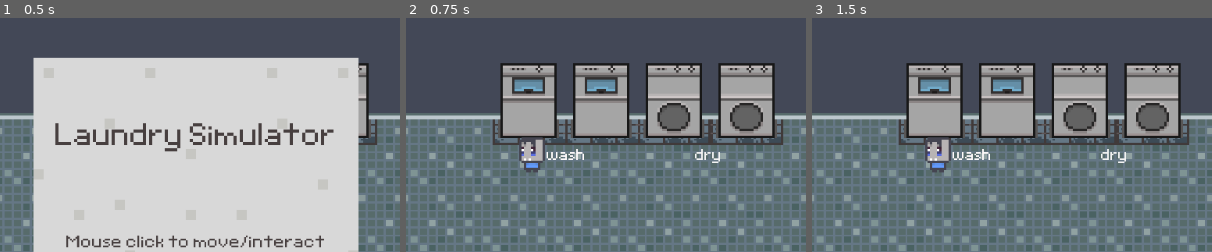
Above: before the commit, frames 1-3 (left to right).
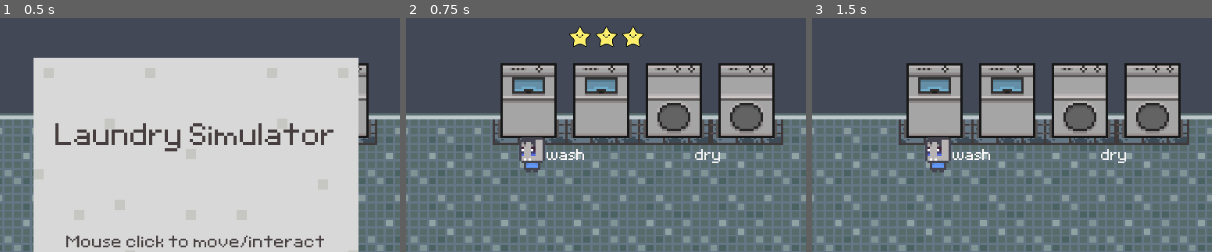
Above: after the commit, the same moments.

Repository: 924036076/laundry_simulator
Game: Godot game, scene res://levels/base_level/laundry_scene.tscn
Same seed, same stepped clock (60 frames per second), same inputs: the game is played once before the commit and once after it. Sound files missing from this copy of the repository are replaced by a short silence.
Inputs (mouse positions are % of the whole screen's width and height, from its top left):
- Up to frame 1 (0.5 s): no input
- Up to frame 2 (0.75 s): click "Start" at 0.5 s
- Up to frame 3 (1.5 s): click (14, 11) at 1.25 s
The pictures show only the part of the screen within x 26-76%, y 7-57%; the shares and areas given below are measured in that part.

Frame 1 is identical in both runs. In frame 2, 0.8% of the frame differs, in the area x 40-60%, y 3-13%; in frame 3, nothing differs.
Error before the commit: Attempt to call function 'get_name' in base 'previously freed instance' on a null instance. (res://levels/base_level/hud.gd:37)
Error after the commit: Attempt to call function 'get_name' in base 'previously freed instance' on a null instance. (res://levels/base_level/hud.gd:29)

Commit message:
beginning endless mode

Diff:
--- a/characters/customers/base_customer/customer.gd
+++ b/characters/customers/base_customer/customer.gd
@@ -99,6 +99,7 @@
 
 func storm_off() -> void:
 	$PatienceMeter.hide()
+	received_laundry = true
 	if score == 0:
 		var expression = emote(FURIOUS)
 		yield(expression, "animation_finished")
--- a/characters/emote/emote.gd
+++ b/characters/emote/emote.gd
@@ -1,20 +1,26 @@
 extends AnimatedSprite
 class_name Emote
+
 
 var happy_cutoff := 0.9
 var mad_cutoff := 0.25
 
+
 func _on_animation_finished():
 	queue_free()
+
 
 func set_and_play(happiness_pct : float) -> void:
 	# Happiness percent between 0 and 1 affects what is played
 	if happiness_pct >= happy_cutoff:
 		play("happy")
 		$HappySoundPlayer.play()
+		EventHub.emit_signal("good_review")
 	elif happiness_pct < mad_cutoff:
 		play("mad")
 		$MadSoundPlayer.play()
+		EventHub.emit_signal("very_bad_review")
 	else:
 		play("twitchy")
 		$MehSoundPlayer.play()
+		EventHub.emit_signal("bad_review")
--- a/game_utils/clock.gd
+++ b/game_utils/clock.gd
@@ -23,7 +23,9 @@
 		if hours >= CLOSING_HOUR - 1:
 			emit_signal("almost_closing")
 		if hours >= CLOSING_HOUR:
+			print("day over signal!")
 			emit_signal("day_over")
+			stop()
 	update_ui()
 
 func update_ui():
--- a/game_utils/event_hub.gd
+++ b/game_utils/event_hub.gd
@@ -8,6 +8,11 @@
 signal customer_leaving
 signal customer_entering
 
+# Emote signals
+signal good_review
+signal bad_review
+signal very_bad_review
+
 # Cat signals
 signal occupy_object
 signal leave_object
--- /dev/null
+++ b/game_utils/star_rating.gd
@@ -0,0 +1,42 @@
+extends Control
+
+
+signal game_over
+
+
+var max_length := 168.0
+var min_length := 2.0
+var stars := 5
+var starting_stars := 3
+var decrement :=  max_length / stars * 0.25
+var large_decrement := decrement * 4
+
+
+func _ready():
+	EventHub.connect("bad_review", self, "_on_bad_review")
+	EventHub.connect("very_bad_review", self, "_on_very_bad_review")
+	EventHub.connect("good_review", self, "_on_good_review")
+
+
+func _on_good_review() -> void:
+	rect_size.x = min(rect_size.x + decrement, max_length)
+
+
+func _on_bad_review() -> void:
+	rect_size.x = max(rect_size.x - decrement, 0)
+	check_rating()
+
+
+func _on_very_bad_review() -> void:
+	rect_size.x = max(rect_size.x - (large_decrement), 0)
+	check_rating()
+
+
+func check_rating() -> void:
+	print("current length: ", rect_size.x)
+	if rect_size.x <= min_length:
+		emit_signal("game_over")
+
+
+func reset() -> void:
+	rect_size.x = max_length / stars * starting_stars
--- /dev/null
+++ b/game_utils/star_rating.tscn
@@ -0,0 +1,79 @@
+[gd_scene load_steps=3 format=2]
+
+[ext_resource path="res://icons/KawaiiIcons_NoBG046.png" type="Texture" id=1]
+[ext_resource path="res://game_utils/star_rating.gd" type="Script" id=2]
+
+[node name="StarRating" type="Control"]
+margin_left = 180.0
+margin_right = 182.0
+margin_bottom = 32.0
+rect_clip_content = true
+size_flags_horizontal = 0
+size_flags_vertical = 0
+size_flags_stretch_ratio = 0.0
+script = ExtResource( 2 )
+__meta__ = {
+"_edit_use_anchors_": false
+}
+
+[node name="Stars" type="HBoxContainer" parent="."]
+margin_top = 0.125
+margin_right = 336.0
+margin_bottom = 64.125
+rect_scale = Vector2( 0.5, 0.5 )
+rect_clip_content = true
+size_flags_horizontal = 0
+size_flags_vertical = 0
+size_flags_stretch_ratio = 0.0
+__meta__ = {
+"_edit_use_anchors_": false
+}
+
+[node name="TextureRect" type="TextureRect" parent="Stars"]
+margin_right = 64.0
+margin_bottom = 64.0
+rect_clip_content = true
+size_flags_horizontal = 0
+size_flags_vertical = 0
+size_flags_stretch_ratio = 0.0
+texture = ExtResource( 1 )
+
+[node name="TextureRect2" type="TextureRect" parent="Stars"]
+margin_left = 68.0
+margin_right = 132.0
+margin_bottom = 64.0
+rect_clip_content = true
+size_flags_horizontal = 0
+size_flags_vertical = 0
+size_flags_stretch_ratio = 0.0
+texture = ExtResource( 1 )
+
+[node name="TextureRect3" type="TextureRect" parent="Stars"]
+margin_left = 136.0
+margin_right = 200.0
+margin_bottom = 64.0
+rect_clip_content = true
+size_flags_horizontal = 0
+size_flags_vertical = 0
+size_flags_stretch_ratio = 0.0
+texture = ExtResource( 1 )
+
+[node name="TextureRect4" type="TextureRect" parent="Stars"]
+margin_left = 204.0
+margin_right = 268.0
+margin_bottom = 64.0
+rect_clip_content = true
+size_flags_horizontal = 0
+size_flags_vertical = 0
+size_flags_stretch_ratio = 0.0
+texture = ExtResource( 1 )
+
+[node name="TextureRect5" type="TextureRect" parent="Stars"]
+margin_left = 272.0
+margin_right = 336.0
+margin_bottom = 64.0
+rect_clip_content = true
+size_flags_horizontal = 0
+size_flags_vertical = 0
+size_flags_stretch_ratio = 0.0
+texture = ExtResource( 1 )
--- a/interfaces/game_over_screen.gd
+++ b/interfaces/game_over_screen.gd
@@ -1,7 +1,7 @@
 extends Control
 const HIGH_SCORE_PREFIX := "High Score: $%d"
 const NEW_HIGH_SCORE_PREFIX := "New High Score!: $%d"
-const SCORE_PREFIX := "Your earnings: $"
+const SCORE_PREFIX := "Your earnings: $%d"
 signal new_game_button_pressed
 
 
--- a/levels/base_level/hud.gd
+++ b/levels/base_level/hud.gd
@@ -6,16 +6,8 @@
 var overlay : Control
 
 
-func _ready():
+func _ready() -> void:
 	show_title_screen()
-	Global.save(0)
-
-
-func show_overlay(score := 0):
-	if score != 0:
-		show_game_over(score)
-	else:
-		show_title_screen()
 
 
 func check_high_score(score: int) -> void:
@@ -43,11 +35,27 @@
 	overlay.connect("start_button_pressed", self, "_on_new_game")
 
 
-func hide_overlay():
+func hide_overlay() -> void:
 	if overlay:
 		overlay.queue_free()
 
 
-func _on_new_game():
+func show_day_end(total : int, prev_balance : int, day_count : int):
+	if overlay and overlay.get_name() == "GameOverScreen":
+		return
+	if overlay:
+		overlay.queue_free()
+	var day_end_screen = preload("res://interfaces/day_end_screen.tscn").instance()
+	day_end_screen.set_values(total, prev_balance, day_count)
+	add_child(day_end_screen)
+	day_end_screen.connect("next_day_button_pressed", self, "_on_new_day")
+
+
+func _on_new_day() -> void:
+	emit_signal("new_day")
+	$AudioStreamPlayer.play()
+
+
+func _on_new_game() -> void:
 	emit_signal("new_game")
 	$AudioStreamPlayer.play()
--- a/levels/base_level/laundry_scene.gd
+++ b/levels/base_level/laundry_scene.gd
@@ -7,11 +7,14 @@
 var counters
 var day_count := 1
 var prev_balance := 0
+enum State {TITLE, GAME_OVER, DAY_OVER, PLAYING}
+var state = State.TITLE
 
 
 func _ready() -> void:
 	counters = $Objects/Counters.get_children()
 	initialize_level()
+	$StarRating.visible = false
 
 
 func initialize_level() -> void:
@@ -36,33 +39,37 @@
 
 
 func _on_new_game() -> void:
-	day_count = 1
+	day_count = 0
 	prev_balance = 0
 	$MoneyLabel.reset()
+	$StarRating.reset()
+	$Spawner.new_game()
 	_on_new_day()
+
 
 func refresh_interactables() -> void:
 	get_tree().call_group("InteractableObjects", "reset")
 
 
 func _on_day_over() -> void:
+	if state == State.DAY_OVER:
+		return
+	state = State.DAY_OVER
+	stop()
+	$Spawner.get_angry()
+	$HUD.show_day_end($MoneyLabel.money, prev_balance, day_count)
+
+
+func stop() -> void:
 	$Clock.stop()
 	$Spawner.stop()
-	$Spawner.get_angry()
-	#$HUD.show_overlay($MoneyLabel.money) # show daily earnings here
 	player.enable_movement(false)
 	cat.stop()
-	var day_end_screen = preload("res://interfaces/day_end_screen.tscn").instance()
-	print("previous balance: ", prev_balance)
-	day_end_screen.set_values($MoneyLabel.money, prev_balance, day_count)
-	$HUD.add_child(day_end_screen)
-	day_end_screen.connect("next_day_button_pressed", self, "_on_new_day")
-	prev_balance = $MoneyLabel.money
-	day_count += 1
-	print("previous balance: ", prev_balance)
+	$StarRating.visible = false
 
 
 func _on_new_day() -> void:
+	state = State.PLAYING
 	$Clock.restart()
 	refresh_interactables()
 	$BackgroundMusic.restart()
@@ -72,17 +79,19 @@
 	$HUD.hide_overlay()
 	$Spawner.restart()
 	$Options/PauseToggle.pressed = false
+	$StarRating.visible = true
+	prev_balance = $MoneyLabel.money
+	day_count += 1
+	print("day now: ", day_count)
 
 
 func _on_restart_button_pressed() -> void:
-	$Clock.stop()
-	$Spawner.stop()
+	state = State.TITLE
+	stop()
 	$Spawner.reset()
 	refresh_interactables()
-	$HUD.show_overlay(0)
+	$HUD.show_title_screen()
 	player.reset()
-	player.enable_movement(false)
-	cat.stop()
 
 
 func _on_Cat_mischief_wanted():
@@ -97,3 +106,12 @@
 			location = counter.get_jump_launch_position()
 			id = counter.get_instance_id()
 	cat.manage_mischief(location, id)
+
+
+func _on_StarRating_game_over():
+	if state == State.GAME_OVER:
+		return
+	state = State.GAME_OVER
+	stop()
+	$Spawner.get_angry()
+	$HUD.show_game_over($MoneyLabel.money)
--- a/levels/base_level/laundry_scene.tscn
+++ b/levels/base_level/laundry_scene.tscn
@@ -32,6 +32,7 @@
 [ext_resource path="res://icons/KawaiiIcons_NoBG001.png" type="Texture" id=30]
 [ext_resource path="res://icons/KawaiiIcons_NoBG002.png" type="Texture" id=31]
 [ext_resource path="res://levels/base_level/PauseToggle.gd" type="Script" id=32]
+[ext_resource path="res://game_utils/star_rating.tscn" type="PackedScene" id=33]
 
 [sub_resource type="NavigationPolygon" id=1]
 vertices = PoolVector2Array( 0, 0, 32, 0, 32, 32, 0, 32 )
@@ -918,7 +919,7 @@
 
 [node name="Spawner" type="Node2D" parent="."]
 light_mask = 3
-position = Vector2( -53.7597, 213.914 )
+position = Vector2( -63.8505, 213.914 )
 script = ExtResource( 11 )
 
 [node name="CustomerTimer" type="Timer" parent="Spawner"]
@@ -1069,6 +1070,12 @@
 margin_bottom = 38.0
 texture_normal = ExtResource( 22 )
 script = ExtResource( 13 )
+
+[node name="StarRating" parent="." instance=ExtResource( 33 )]
+margin_left = 468.473
+margin_top = 49.3883
+margin_right = 643.473
+margin_bottom = 81.3883
 [connection signal="day_over" from="Spawner" to="." method="_on_day_over"]
 [connection signal="timeout" from="Spawner/CustomerTimer" to="Spawner" method="_on_Timer_timeout"]
 [connection signal="timeout" from="Spawner/WaitTimer" to="Spawner" method="_on_WaitTimer_timeout"]
@@ -1077,6 +1084,8 @@
 [connection signal="day_over" from="Clock" to="." method="_on_day_over"]
 [connection signal="new_hour" from="Clock" to="Spawner" method="_on_Clock_new_hour"]
 [connection signal="timeout" from="Clock/MinuteTimer" to="Clock" method="_on_MinuteTimer_timeout"]
+[connection signal="new_day" from="HUD" to="." method="_on_new_day"]
 [connection signal="new_game" from="HUD" to="." method="_on_new_game"]
 [connection signal="toggled" from="Options/PauseToggle" to="Options/PauseToggle" method="_on_PauseToggle_toggled"]
 [connection signal="restart_button_pressed" from="Options/RestartDay" to="." method="_on_restart_button_pressed"]
+[connection signal="game_over" from="StarRating" to="." method="_on_StarRating_game_over"]
--- a/levels/base_level/spawn_point.gd
+++ b/levels/base_level/spawn_point.gd
@@ -2,20 +2,22 @@
 
 var navNode : Navigation2D
 var player : KinematicBody2D
+const NEXT_CUSTOMER_MAX := 20.0
 var next_id := 0
 var next_customer_min := 3.0
-var next_customer_max := 15.0
+var next_customer_max := NEXT_CUSTOMER_MAX
 var customer_wait_min := 20.0
 var customer_wait_max := 32.0
 var queued_customers := []
 var waiting_customers := []
 var max_customers : int
-var starting_customers := 2
+var starting_customers := 1
 var new_customers_on_timeout := 1
 var customers_created := 0
 var customers_served := 0
 const LAST_CUSTOMER_HOUR := 16 # TODO: have this connected to clock then send signal
 signal day_over
+
 
 func init(node : Navigation2D, body : KinematicBody2D) -> void:
 	navNode = node
@@ -23,6 +25,7 @@
 	max_customers = $WaitingSpots.get_child_count()
 	EventHub.connect("customer_leaving", self, "handle_leaving")
 	EventHub.connect("customer_entering", self, "handle_entering")
+
 
 func create_customer() -> KinematicBody2D:
 	# Create and initialize new customer
@@ -40,17 +43,21 @@
 	customers_created += 1
 	return customer
 
+
 func send_customer(customer : KinematicBody2D) -> void:
 	#all customers (new and returning) go to queue first
 	queued_customers.append(customer)
 
+
 func _on_WaitTimer_timeout() -> void:
 	manage_queue()
+
 
 func manage_queue() -> void:
 	if len(waiting_customers) < max_customers and queued_customers:
 		waiting_customers.append(queued_customers.pop_front())
 	_move_line()
+
 
 func _on_Timer_timeout() -> void:
 	if queued_customers.size() > 2:
@@ -59,44 +66,62 @@
 		create_and_send_customer(new_customers_on_timeout)
 		$CustomerTimer.set_wait_time(rand_range(next_customer_min, next_customer_max))
 
+
 func create_and_send_customer(num : int) -> void:
 	for _i in range(num):
-		send_customer(create_customer())
+		var customer = create_customer()
+		call_deferred("send_customer", customer)
+
 
 func reset() -> void:
 	for child in $Customers.get_children():
 		child.queue_free()
 	waiting_customers = []
+	queued_customers = []
 	next_id = 0
 	customers_created = 0
 	customers_served = 0
+
+
+func new_game() -> void:
+	next_customer_max = NEXT_CUSTOMER_MAX
+
 
 func start() -> void:
 	create_and_send_customer(starting_customers)
 	$CustomerTimer.start()
 	$WaitTimer.start()
 
+
 func restart() -> void:
 	reset()
-	start()
+	call_deferred("start")
+	next_customer_max = max(next_customer_max - 4, next_customer_min)
+	print("next customer max time now: ", next_customer_max)
+
 
 func stop() -> void:
 	$CustomerTimer.stop()
 	$WaitTimer.stop()
 	queued_customers = []
 
+
 func get_angry() -> void:
 	for customer in waiting_customers:
 		customer.storm_off()
+	waiting_customers = []
+
 
 func _on_Clock_new_hour(hour : int) -> void:
 	if hour >= LAST_CUSTOMER_HOUR:
 		$CustomerTimer.stop()
 
+
 func _move_line() -> void:
 	for i in range(len(waiting_customers)):
 		waiting_customers[i].set_target_location($WaitingSpots.get_child(i).global_position)
 		waiting_customers[i].decrement_patience()
+
 
 func handle_leaving(customer : KinematicBody2D) -> void:
 	change_customer_group(customer)
@@ -105,9 +130,11 @@
 		waiting_customers.remove(index)
 		customer.set_target_location(global_position)
 
+
 func handle_entering(customer : KinematicBody2D) -> void:
 	change_customer_group(customer)
 	send_customer(customer)
+
 
 func change_customer_group(customer : KinematicBody2D) -> void:
 	if customer.is_in_group("dropping_off"):
@@ -123,5 +150,6 @@
 		if customers_served >= customers_created:
 			emit_signal("day_over")
 
+
 func _on_Clock_almost_closing() -> void:
 	get_tree().call_group("limbo", "last_call")
Binary file added: icons/KawaiiIcons_NoBG046.png
Not shown, added: icons/KawaiiIcons_NoBG046.png.import
Not shown: 1 places in levels/base_level/laundry_scene.tscn that only renumber resources
